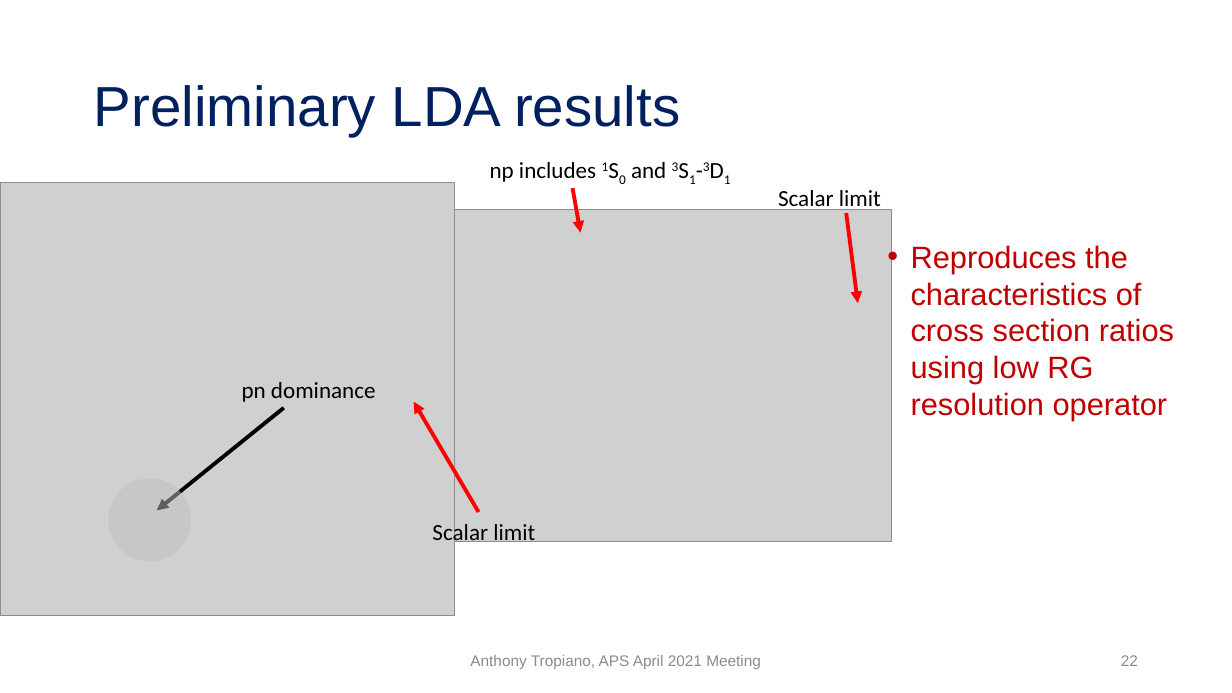
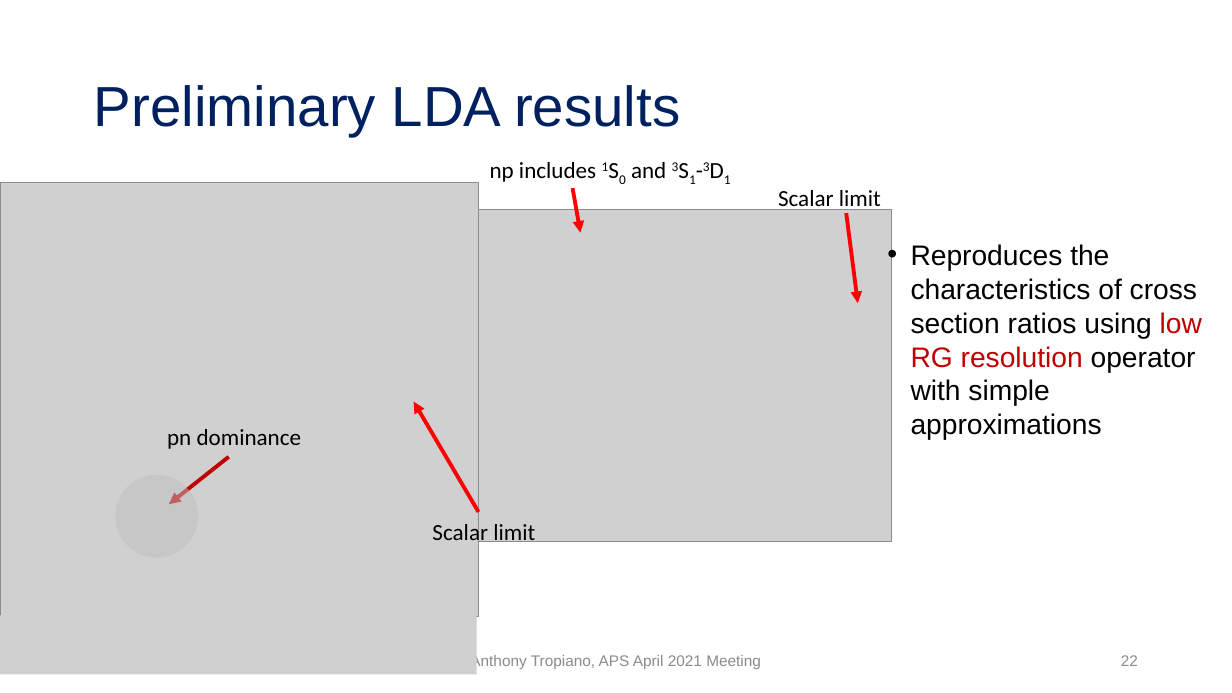
Before and after one commit to tropiano4/tropiano-srg, a slide deck: slide 22 of Presentations/APS_April2021/tropiano_aps_april2021.pptx. Drawn at 1232x693 pixels with LibreOffice and Linux fonts; fonts in the diff are those of the drawing; grey boxes stand for pictures. Boxes give left, top, right and bottom in pixels: in the first picture for what was removed or moved away, otherwise in the second. Text is boxed around its words. In the diff, an @@ line names an element or a change of style, - is before the commit and + after.

Commit message:
More updates to APS talk
Small changes to several figures. Averaging a_2 values. Changes to wording in the talk.

```diff
--- a/Presentations/APS_April2021/tropiano_aps_april2021.pptx
+++ b/Presentations/APS_April2021/tropiano_aps_april2021.pptx
@@ picture: place and size @@
-picture at box(0, 182, 454, 616)
+picture at box(0, 182, 479, 616)
@@ text at box(911, 244, 1202, 440): text changed; size 24 to 22 pt; text colour #C00000 to #000000 @@
-• Reproduces the characteristics of cross section ratios using low RG resolution operator
+• Reproduces the characteristics of cross section ratios using low RG resolution operator with simple approximations
@@ text "pn dominance": place and size @@
-text "pn dominance" at box(242, 382, 376, 402)
+text "pn dominance" at box(167, 429, 302, 449)
@@ ellipse: place and size @@
-ellipse at box(108, 479, 191, 562)
+ellipse at box(116, 475, 199, 558)
@@ arrow moved from (284, 408) - (157, 510) to (229, 457) - (169, 505) @@
@@ arrow (229, 457) - (169, 505): stroke #000000 3 pt to #C00000 3 pt @@
@@ picture added at box(0, 616, 477, 675) @@
```
Also in this commit, not shown: 21 other slides changed, 2 slides removed, 10 other files.
